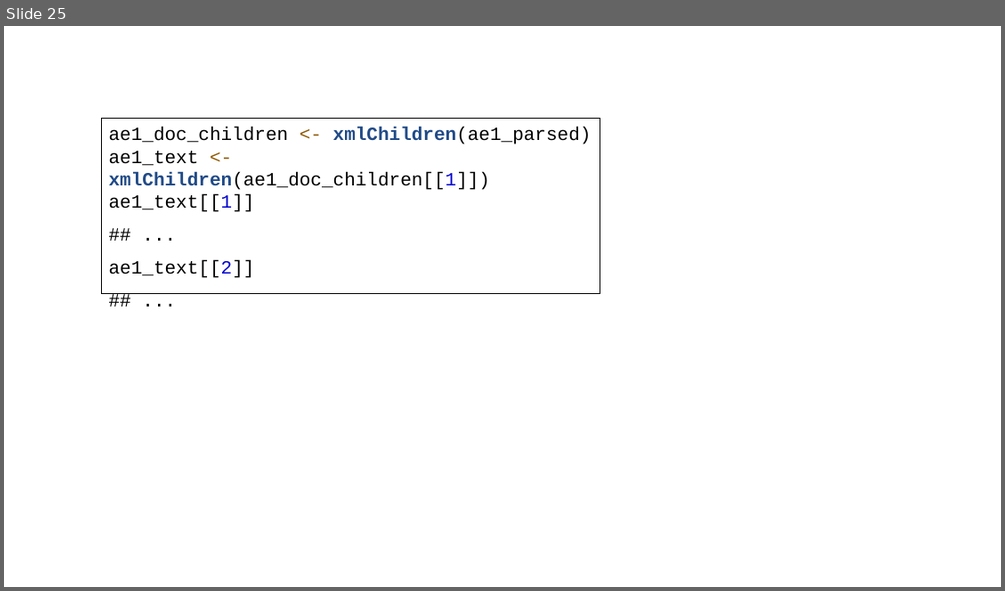
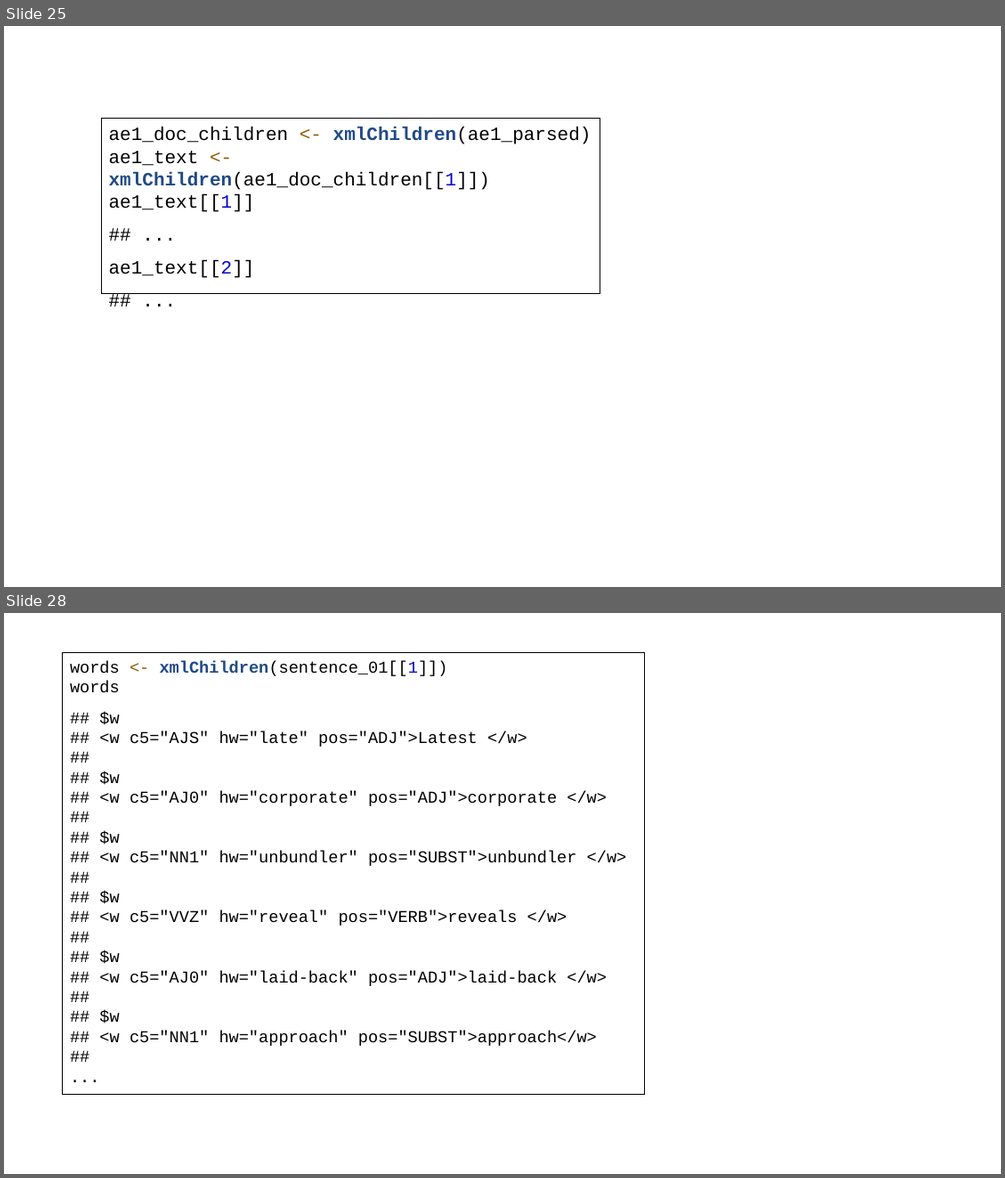
Before and after one commit to ajrtallman/Corpus_Linguistics_FSU_2023-2024, a slide deck: 03_lectures/Corpus linguistics_2023_12_15.pptx. Shown one above the other, each under a label of ours: slide 25 before the commit, slides 25 and 28 after it; the slides between them are not shown. The pictures are 1005x591 and 1005x1178 pixels, drawn with LibreOffice and Linux fonts; fonts in the diff are those of the drawing. Boxes give left, top, right and bottom in pixels: in the first picture for what was removed or moved away, otherwise in the second. Text is boxed around its words. In the diff, an @@ line names an element or a change of style, - is before the commit and + after.

```diff
--- a/03_lectures/Corpus linguistics_2023_12_15.pptx
+++ b/03_lectures/Corpus linguistics_2023_12_15.pptx
@@ slide 28 added at (4, 613, 1001, 1174), background #FFFFFF @@
@@ rectangle added at (63, 653, 645, 1094), outline #000000 0.75 pt, 16 pt, text #000000 @@
+words <- xmlChildren(sentence_01[[1]])
+words
+## $w
+## <w c5="AJS" hw="late" pos="ADJ">Latest </w>
+##
+## $w
+## <w c5="AJ0" hw="corporate" pos="ADJ">corporate </w>
+##
+## $w
+## <w c5="NN1" hw="unbundler" pos="SUBST">unbundler </w>
+##
+## $w
+## <w c5="VVZ" hw="reveal" pos="VERB">reveals </w>
+##
+## $w
+## <w c5="AJ0" hw="laid-back" pos="ADJ">laid-back </w>
+##
+## $w
+## <w c5="NN1" hw="approach" pos="SUBST">approach</w>
+##
+...
```
Also in this commit, not shown: 1 slide changed, 6 other slides added.
